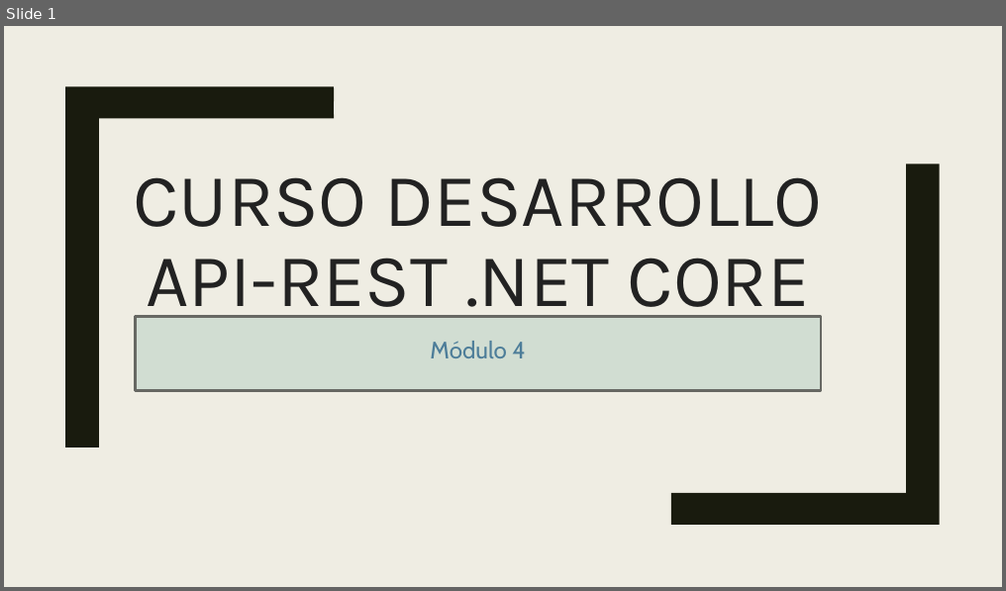
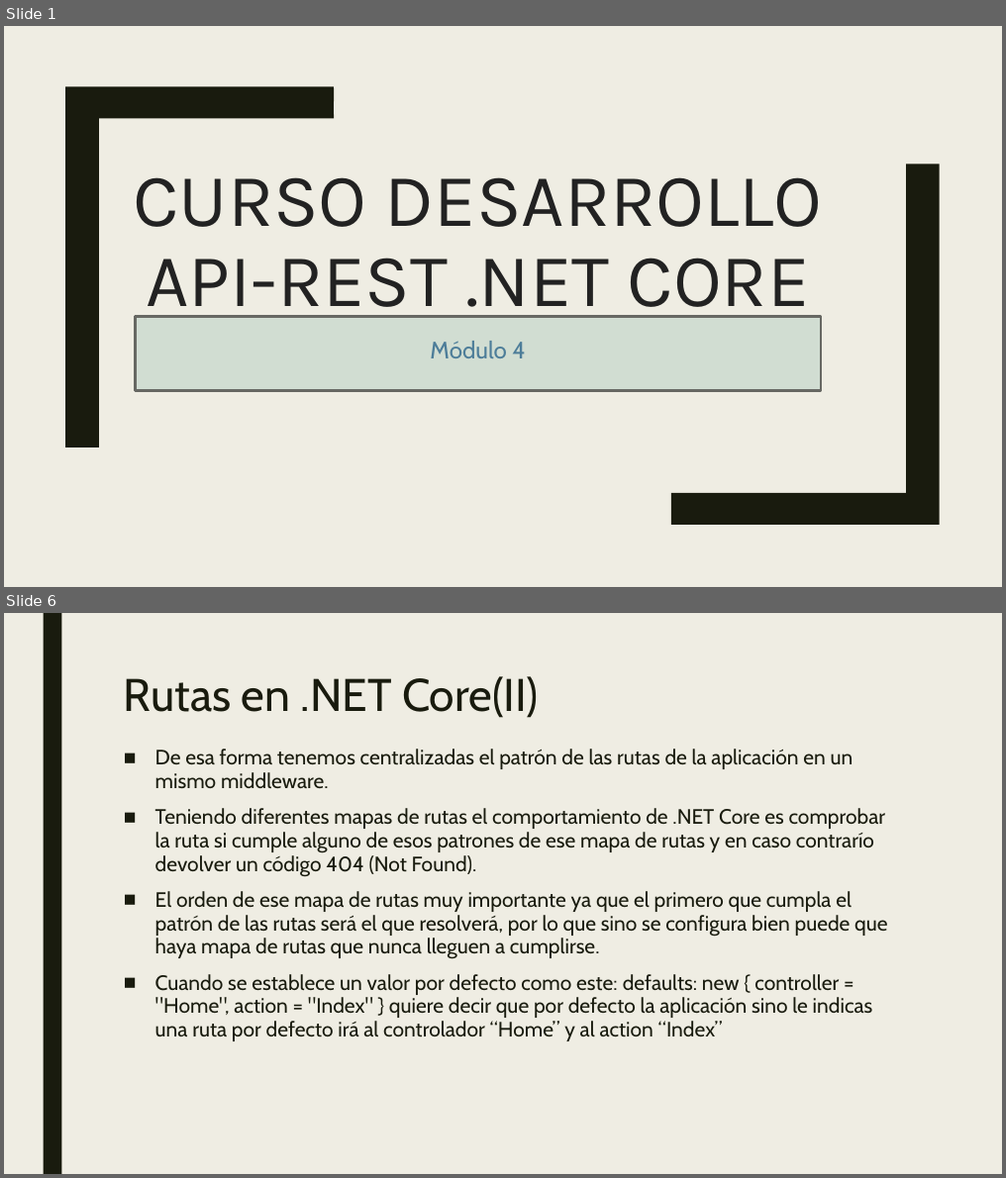
Before and after one commit to dadjh85/Demo4-Curso-.NetCore3.1, a slide deck: doc/Demo4- Curso .NET Core.pptx. Shown one above the other, each under a label of ours: slide 1 before the commit, slides 1 and 6 after it; the slides between them are not shown. The pictures are 1006x591 and 1006x1178 pixels, drawn with LibreOffice and Linux fonts; fonts in the diff are those of the drawing. Boxes give left, top, right and bottom in pixels: in the first picture for what was removed or moved away, otherwise in the second. Text is boxed around its words. In the diff, an @@ line names an element or a change of style, - is before the commit and + after.

Commit message:
* Adding Routing .NET Core

```diff
--- a/doc/Demo4- Curso .NET Core.pptx
+++ b/doc/Demo4- Curso .NET Core.pptx
@@ slide 6 added at (x1=4, y1=613, x2=1002, y2=1174), background #EFEDE3 @@
@@ rectangle added at (x1=43, y1=613, x2=61, y2=1174), fill #191B0E @@
@@ title added at (x1=124, y1=676, x2=539, y2=718), 44 pt, text #191B0E @@
+Rutas en .NET Core(II)
@@ text added at (x1=155, y1=749, x2=887, y2=1042), 20 pt, text #191B0E @@
+■ De esa forma tenemos centralizadas el patrón de las rutas de la aplicación en un mismo middleware.
+■ Teniendo diferentes mapas de rutas el comportamiento de .NET Core es comprobar la ruta si cumple alguno de esos patrones de ese mapa de rutas y en caso contrarío devolver un código 404 (Not Found).
+■ El orden de ese mapa de rutas muy importante ya que el primero que cumpla el patrón de las rutas será el que resolverá, por lo que sino se configura bien puede que haya mapa de rutas que nunca lleguen a cumplirse.
+■ Cuando se establece un valor por defecto como este: defaults: new { controller = "Home", action = "Index" } quiere decir que por defecto la aplicación sino le indicas una ruta por defecto irá al controlador “Home” y al action “Index”
```
Also in this commit, not shown: 1 slide changed, 5 other slides added, 5 other files.
